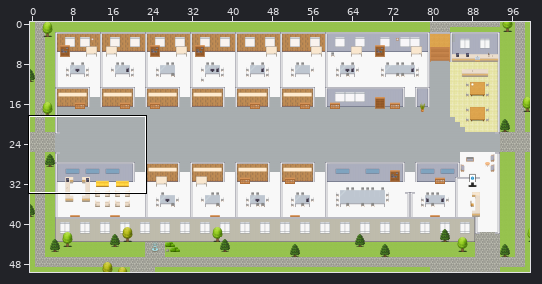
An edit to a level. Tiled map (JSON), maps/Cyber-Security-Technologies-Platform.tmj. The first picture is a wide view before the edit; the outline marks the close-up.
Close-up. Old version:
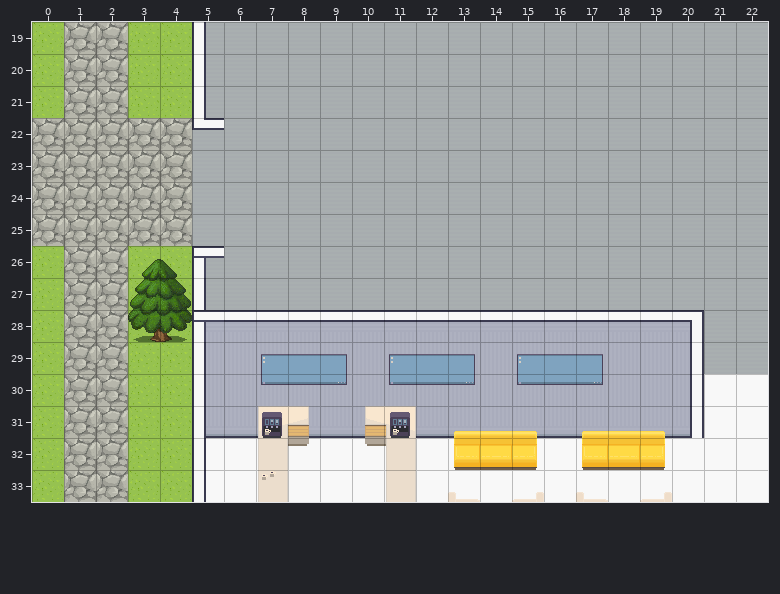
Cells are 32x32 px. Shown: x 0..22, y 19..33. The commit also changed other parts of the map, which this record leaves out.
The same view after the edit:
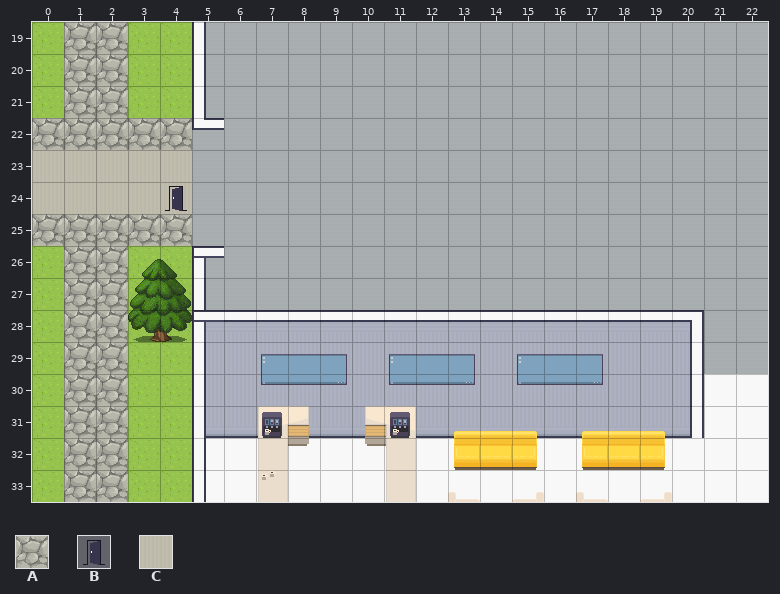
Key: from "Exterior": A 638; from "User_Zones": B 65; from "room2": C 328.
_ is an empty cell.
Change:
{"where": "layer \"outside\""}
{"y":23,"x":0,"old":"AAAAA","new":"CCCCC"}
{"y":24,"x":0,"old":"AAAAA","new":"CCCCC"}
{"where": "layer \"zones\""}
{"y":24,"x":4,"old":"_","new":"B"}
